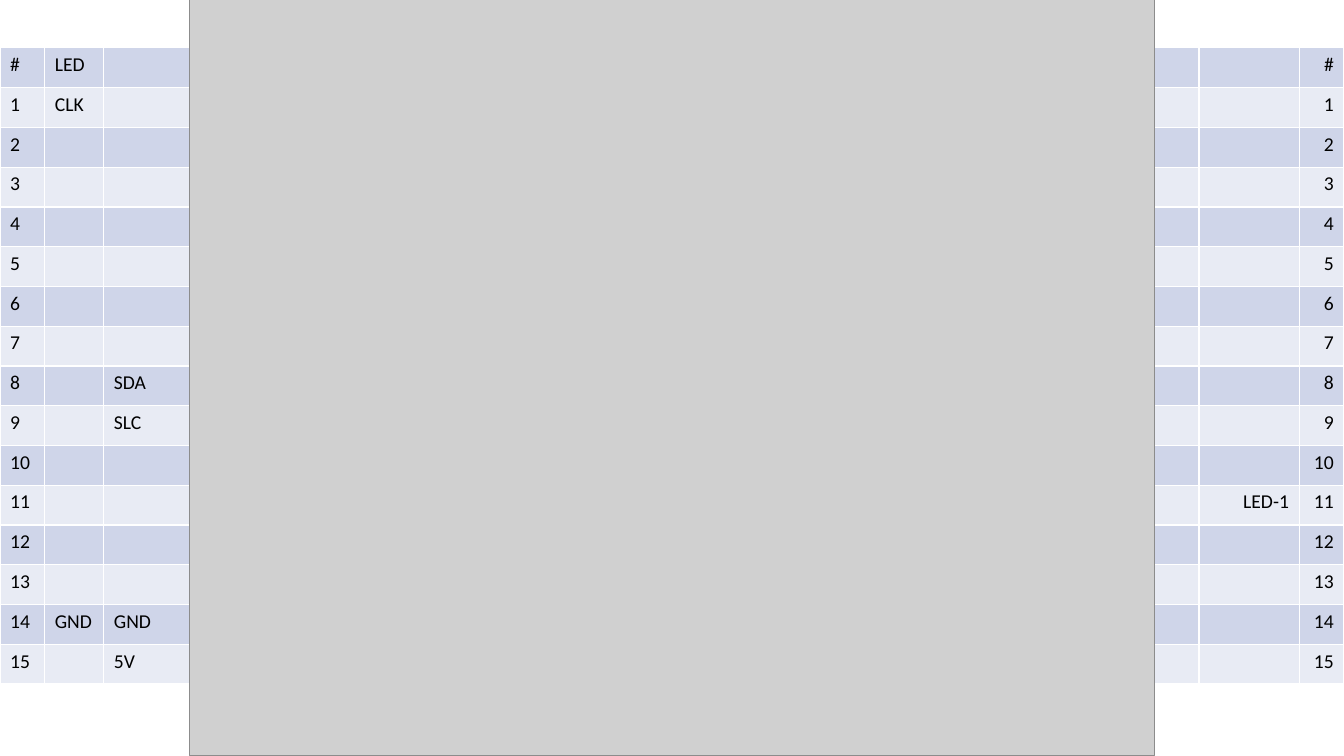
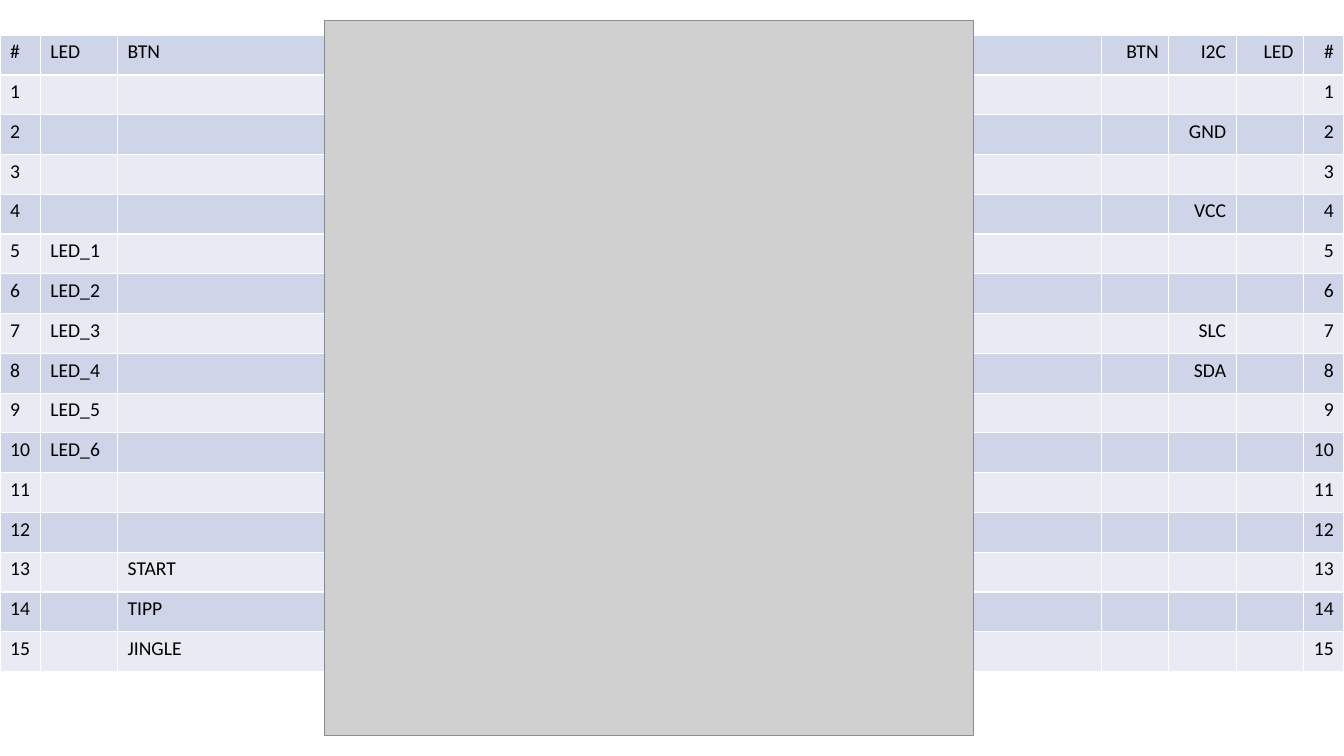
Before and after one commit to jeskes/activityboard, a slide deck: slide 34 of Activityboard.pptx. Drawn at 1344x756 pixels with LibreOffice and Linux fonts; fonts in the diff are those of the drawing; grey boxes stand for pictures. Boxes give left, top, right and bottom in pixels: in the first picture for what was removed or moved away, otherwise in the second. Text is boxed around its words. In the diff, an @@ line names an element or a change of style, - is before the commit and + after.

```diff
--- a/Activityboard.pptx
+++ b/Activityboard.pptx
@@ picture: place and size @@
-picture at (190,0,1155,756)
+picture at (325,20,973,735)
@@ table at (0,35,1344,671) @@
-column 2: LED | CLK |  |  |  |  |  |  |  |  |  |  |  |  | GND | 
-column 3:  |  |  |  |  |  |  |  | SDA | SLC |  |  |  |  | GND | 5V
-column 4:  |  |  |  |  |  |  |  |  |  |  | LED-1 |  |  |  | 
+column 2: LED |  |  |  |  | LED_1 | LED_2 | LED_3 | LED_4 | LED_5 | LED_6 |  |  |  |  | 
+column 3: BTN |  |  |  |  |  |  |  |  |  |  |  |  | START | TIPP | JINGLE
+column 4: BTN |  |  |  |  |  |  |  |  |  |  |  |  |  |  | 
+column 5: I2C |  | GND |  | VCC |  |  | SLC | SDA |  |  |  |  |  |  | 
+column 6: LED |  |  |  |  |  |  |  |  |  |  |  |  |  |  | 
@@ table: place and size @@
-table at (0,47,1344,684)
+table at (0,35,1344,671)
```
Also in this commit, not shown: 1 other slide changed, 1 slide added, 6 other files.
